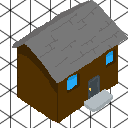
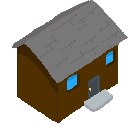
Comparing the layer stacks of the two 128 x 128 images. Changes:
painted on "Layer 3" over (x1=9, y1=0, x2=128, y2=123)
hid "Layer 2", painted on it over (x1=0, y1=0, x2=128, y2=128)
